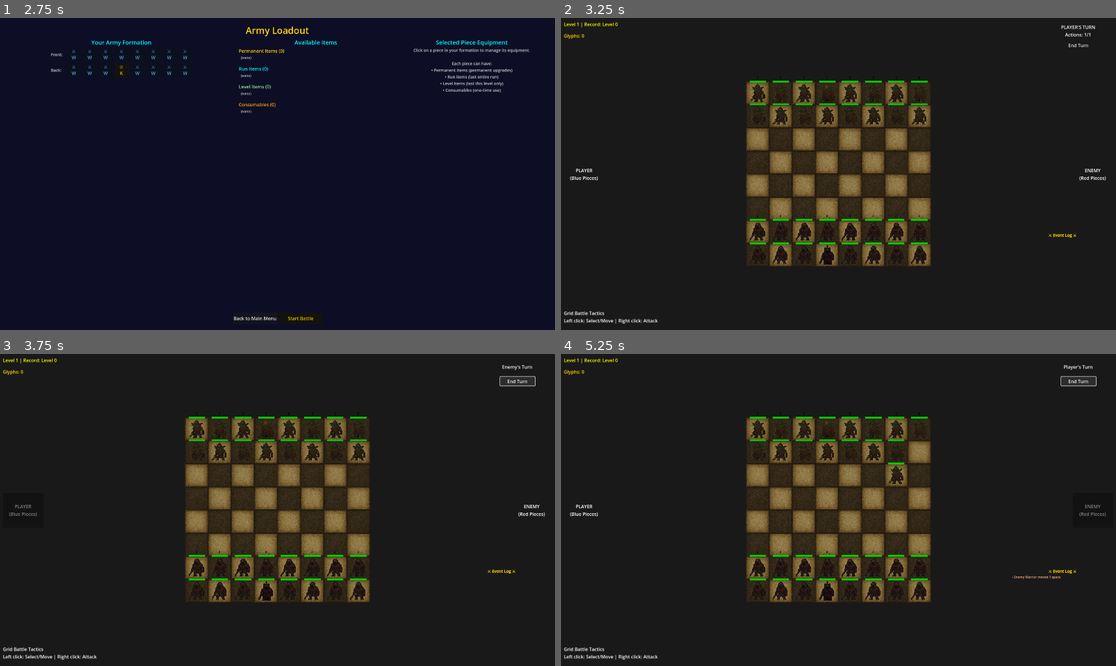
Above: before the commit, frames 1-4 (two rows, left to right).
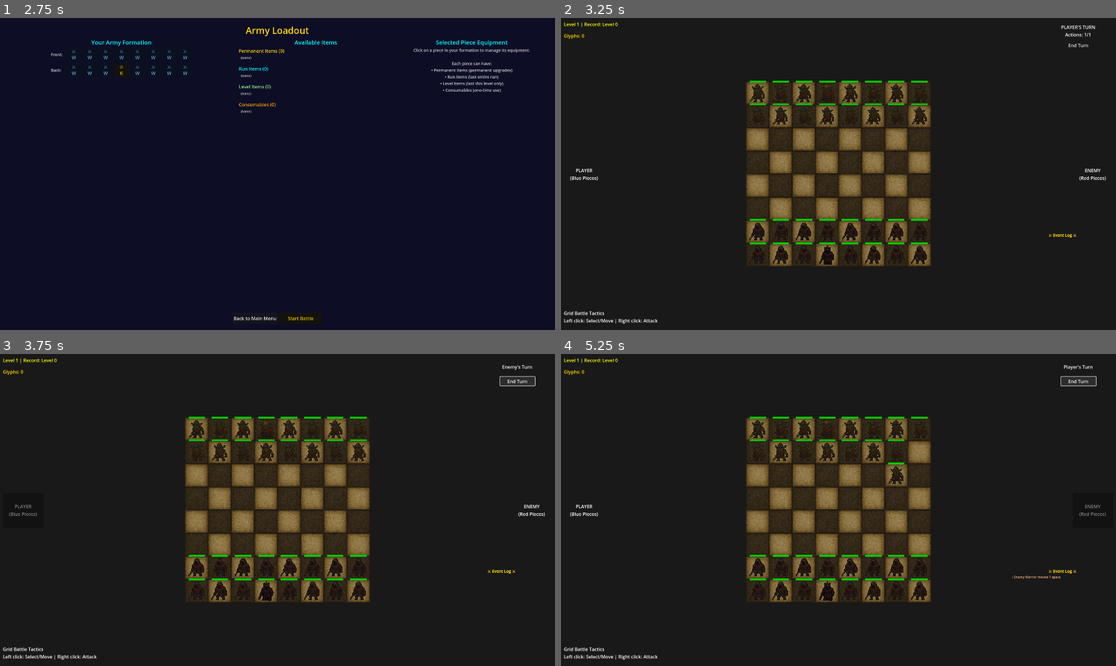
Above: after the commit, the same moments.

Repository: charlesbalcony/grid-game2.0
Game: Godot game, scene res://scenes/MainMenu.tscn
Two runs of this game, one before a commit and one after it. Both use one fixed random seed, a clock stepped at 60 frames per second and the inputs below. Sound files missing from this copy of the repository are replaced by a short silence.
Inputs:
- Up to frame 1 (2.75 s): click "New Game" at 0.5 s; click "New Game" at 1.25 s; click "OK" at 2 s
- Up to frame 2 (3.25 s): click "Start Battle" at 2.75 s
- Up to frame 3 (3.75 s): click "End Turn" at 3.5 s
- Up to frame 4 (5.25 s): click "End Turn" at 4.25 s; click "End Turn" at 5 s

Frame 1 is identical in both runs. In frame 2, 0.2% of the frame differs, in the area x 33-66%, y 21-79%; in frame 3, 0.3%; in frame 4, 0.3%, in the area x 33-66%, y 21-80%.

Commit message:
add breathing effect, damage effect and sounds and music!

Diff:
--- a/my-first-game/scripts/GameBoard.gd
+++ b/my-first-game/scripts/GameBoard.gd
@@ -77,6 +77,9 @@
 	# Initialize components
 	initialize_components()
 
+	# Set up background music
+	setup_background_music()
+
 	# Initialize glyph manager
 	glyph_manager = GlyphManager.new()
 	add_child(glyph_manager)
@@ -272,6 +275,44 @@
 
 	# Setup UI manager connections now that all managers are initialized
 	setup_ui_manager_connections()
+
+func setup_background_music():
+	"""Set up and play background music"""
+	var music_player = AudioStreamPlayer.new()
+	music_player.name = "BackgroundMusic"
+
+	# Load the music file
+	var music_path = "res://audio/music/battle_music.ogg"
+	if ResourceLoader.exists(music_path):
+		var music = load(music_path)
+		if music:
+			music_player.stream = music
+			music_player.volume_db = -10
+			music_player.autoplay = true
+			music_player.bus = "Master"
+			add_child(music_player)
+			music_player.play()
+			print("✓ Background music started (imported): ", music_path)
+		else:
+			print("✗ Failed to load via ResourceLoader, trying direct load...")
+
+	# Try direct loading if ResourceLoader failed or doesn't exist
+	if not music_player.stream:
+		var absolute_path = ProjectSettings.globalize_path(music_path)
+		if FileAccess.file_exists(absolute_path):
+			print("  File exists on disk, loading directly...")
+			var audio_file = AudioStreamOggVorbis.load_from_file(absolute_path)
+			if audio_file:
+				audio_file.loop = true  # Enable looping for OGG files
+				music_player.stream = audio_file
+				music_player.volume_db = -10
+				add_child(music_player)
+				music_player.play()
+				print("✓ Background music started (direct load)")
+			else:
+				print("✗ Failed to load music directly")
+		else:
+			print("✗ Music file not found at: ", absolute_path)
 
 func setup_ui_manager_connections():
 	"""Setup UI manager connections after all managers are initialized"""
--- a/my-first-game/scripts/components/GridSystem.gd
+++ b/my-first-game/scripts/components/GridSystem.gd
@@ -116,9 +116,12 @@
 	"""Try to load a texture, return null if it doesn't exist"""
 	# First try the normal Godot resource loading (for imported assets)
 	if ResourceLoader.exists(path):
-		return load(path)
+		var loaded = load(path)
+		if loaded != null:
+			return loaded
+		# If ResourceLoader failed, fall through to direct loading
 
-	# If not imported yet, try loading directly from file system
+	# If not imported or ResourceLoader failed, try loading directly from file system
 	var absolute_path = ProjectSettings.globalize_path(path)
 	if FileAccess.file_exists(absolute_path):
 		var image = Image.new()
--- a/my-first-game/scripts/components/InputHandler.gd
+++ b/my-first-game/scripts/components/InputHandler.gd
@@ -69,10 +69,14 @@
 	else:
 		print("InputHandler: Input DISABLED")
 		# Clear any ongoing interactions when disabling
+		is_dragging = false
 		if piece_manager:
 			piece_manager.clear_selection()
 		if ui_manager:
 			ui_manager.clear_attack_ui()
+			ui_manager.clear_attack_highlights()
+			ui_manager.clear_drag_highlights()
+			ui_manager.clear_hover_highlights()
 		set_mode("MOVE")
 
 func _ready():
@@ -431,7 +435,10 @@
 		current_mode = new_mode
 
 		if ui_manager:
+			# Clear all highlights when switching modes
 			ui_manager.clear_attack_highlights()
+			ui_manager.clear_drag_highlights()
+			ui_manager.clear_hover_highlights()
 
 			if new_mode == "MOVE":
 				ui_manager.hide_attack_ui()
--- a/my-first-game/scripts/game_piece.gd
+++ b/my-first-game/scripts/game_piece.gd
@@ -15,6 +15,9 @@
 var is_selected: bool = false
 var is_alive: bool = true
 
+# Animation control
+var breathing_tween: Tween = null
+
 # Attack cooldown tracking (attack_name -> turns_remaining)
 var attack_cooldowns: Dictionary = {}
 
@@ -43,8 +46,11 @@
 	base_max_health = max_health
 
 	current_health = max_health
-	setup_appearance()
+	await setup_appearance()  # Wait for appearance setup to complete
 	create_health_bar()
+
+	# Start breathing animation after appearance is fully set up
+	start_breathing_animation()
 
 	# Apply item effects after setup - try multiple times to ensure it works
 	call_deferred("apply_equipped_item_effects")
@@ -74,7 +80,8 @@
 		elif sprite and sprite is ColorRect:
 			# Remove the ColorRect and create Sprite2D
 			var sprite_index = sprite.get_index()
-			sprite.queue_free()
+			remove_child(sprite)  # Remove immediately instead of queue_free
+			sprite.queue_free()   # Still queue for deletion
 
 			# Create new Sprite2D
 			var new_sprite = Sprite2D.new()
@@ -90,6 +97,9 @@
 
 			add_child(new_sprite)
 			move_child(new_sprite, sprite_index)  # Keep same position in hierarchy
+
+			# Wait for next frame to ensure new sprite is fully ready in the scene tree
+			await get_tree().process_frame
 
 		# Hide border when using texture
 		if border:
@@ -113,11 +123,14 @@
 	if ResourceLoader.exists(path):
 		print("  ResourceLoader.exists(): true - loading via ResourceLoader")
 		var loaded = load(path)
-		print("  Loaded successfully: ", loaded != null)
-		return loaded
-
-	# If not imported yet, try loading directly from file system
-	print("  ResourceLoader.exists(): false - trying direct file load")
+		if loaded != null:
+			print("  Loaded successfully via ResourceLoader")
+			return loaded
+		else:
+			print("  ResourceLoader failed, trying direct file load...")
+
+	# If not imported or ResourceLoader failed, try loading directly from file system
+	print("  Trying direct file load")
 	var absolute_path = ProjectSettings.globalize_path(path)
 	print("  Absolute path: ", absolute_path)
 
@@ -152,30 +165,6 @@
 	health_bar.name = "HealthBar"
 	add_child(health_bar)
 
-	# Add team indicator
-	var team_indicator = Label.new()
-	team_indicator.position = Vector2(-15, -65)
-	team_indicator.size = Vector2(30, 15)
-	team_indicator.horizontal_alignment = HORIZONTAL_ALIGNMENT_CENTER
-	team_indicator.vertical_alignment = VERTICAL_ALIGNMENT_CENTER
-	team_indicator.add_theme_font_size_override("font_size", 10)
-
-	if team == "player":
-		if piece_type == "king":
-			team_indicator.text = "K"
-		else:
-			team_indicator.text = "P"
-		team_indicator.add_theme_color_override("font_color", Color.BLACK)
-	else:
-		if piece_type == "king":
-			team_indicator.text = "K"
-		else:
-			team_indicator.text = "E"
-		team_indicator.add_theme_color_override("font_color", Color.BLACK)
-
-	team_indicator.name = "TeamIndicator"
-	add_child(team_indicator)
-
 	update_health_bar()
 
 func update_health_bar():
@@ -192,15 +181,112 @@
 		else:
 			health_bar.color = Color(0.8, 0.0, 0.0)  # Red
 
+func start_breathing_animation():
+	"""Create a subtle breathing/pulsing animation for the piece"""
+	var sprite = get_node_or_null("PieceSprite")
+	if not sprite:
+		print("Warning: PieceSprite not found for breathing animation")
+		return
+
+	# Verify the sprite is still valid and in the tree
+	if not is_instance_valid(sprite) or not sprite.is_inside_tree():
+		print("Warning: PieceSprite not valid or not in tree")
+		return
+
+	# Stop any existing breathing animation
+	if breathing_tween:
+		breathing_tween.kill()
+
+	# Create a new tween for smooth breathing effect
+	breathing_tween = create_tween()
+	breathing_tween.set_loops()  # Loop infinitely
+
+	# Get the current scale as the base
+	var base_scale = sprite.scale
+	var breathe_scale = base_scale * 1.03  # Scale up by 3% for a subtle pulse
+
+	# Breathing cycle: expand -> contract with faster speed
+	# Each team gets slightly different timing for variety
+	var breathe_speed = 0.8 if team == "player" else 0.9
+
+	breathing_tween.tween_property(sprite, "scale", breathe_scale, breathe_speed).set_trans(Tween.TRANS_SINE).set_ease(Tween.EASE_IN_OUT)
+	breathing_tween.tween_property(sprite, "scale", base_scale, breathe_speed).set_trans(Tween.TRANS_SINE).set_ease(Tween.EASE_IN_OUT)
+
+func stop_breathing_animation():
+	"""Stop the breathing animation (useful for death or special states)"""
+	if breathing_tween:
+		breathing_tween.kill()
+		breathing_tween = null
+
+func flash_damage():
+	"""Flash the piece red briefly when taking damage"""
+	var sprite = get_node_or_null("PieceSprite")
+	if not sprite:
+		return
+
+	# Play damage sound effect
+	play_damage_sound()
+
+	# Create a quick flash tween
+	var flash_tween = create_tween()
+
+	# Flash red, then back to normal
+	flash_tween.tween_property(sprite, "modulate", Color(2.0, 0.5, 0.5), 0.1)  # Bright red
+	flash_tween.tween_property(sprite, "modulate", Color.WHITE, 0.15)  # Back to normal
+
+func play_damage_sound():
+	"""Play the damage/hit sound effect"""
+	var sound_path = "res://audio/sfx/sword_hit.ogg"
+	var sound_player = AudioStreamPlayer.new()
+
+	# Try ResourceLoader first (for imported files)
+	if ResourceLoader.exists(sound_path):
+		var sound = load(sound_path)
+		sound_player.stream = sound
+		sound_player.volume_db = -5
+		add_child(sound_player)
+		sound_player.play()
+		sound_player.finished.connect(sound_player.queue_free)
+		print("✓ Playing damage sound (imported)")
+	else:
+		# Try direct file loading using AudioStreamOggVorbis
+		var absolute_path = ProjectSettings.globalize_path(sound_path)
+		if FileAccess.file_exists(absolute_path):
+			var audio_file = AudioStreamOggVorbis.load_from_file(absolute_path)
+			if audio_file:
+				sound_player.stream = audio_file
+				sound_player.volume_db = -5
+				add_child(sound_player)
+				sound_player.play()
+				sound_player.finished.connect(sound_player.queue_free)
+				print("✓ Playing damage sound (direct load)")
+			else:
+				print("✗ Failed to load OGG file")
+		else:
+			print("✗ Sound file not found at: ", absolute_path)
+
 func set_grid_position(pos: Vector2):
 	grid_position = pos
 
 func set_selected(selected: bool):
 	is_selected = selected
+	var sprite = get_node_or_null("PieceSprite")
+	var border = get_node_or_null("Border")
+
 	if selected:
-		$PieceSprite.color = $PieceSprite.color.lightened(0.4)
-		$Border.color = Color.WHITE  # White border when selected
+		# Handle both ColorRect and Sprite2D
+		if sprite:
+			if sprite is ColorRect:
+				sprite.color = sprite.color.lightened(0.4)
+			elif sprite is Sprite2D:
+				sprite.modulate = Color(1.4, 1.4, 1.4)  # Brighten the sprite
+		if border:
+			border.color = Color.WHITE  # White border when selected
 	else:
+		# Reset to normal appearance
+		if sprite:
+			if sprite is Sprite2D:
+				sprite.modulate = Color.WHITE  # Reset modulation
 		setup_appearance()
 
 func set_piece_type_data(type_data):
@@ -219,6 +305,9 @@
 	current_health -= actual_damage
 	current_health = max(0, current_health)
 
+	# Flash red to show damage
+	flash_damage()
+
 	update_health_bar()
 	piece_damaged.emit(self, actual_damage)
 
@@ -249,6 +338,10 @@
 
 func die():
 	is_alive = false
+
+	# Stop breathing animation when dying
+	stop_breathing_animation()
+
 	piece_died.emit(self)
 
 	# Visual feedback for death
--- a/my-first-game/scripts/systems/LoadoutManager.gd
+++ b/my-first-game/scripts/systems/LoadoutManager.gd
@@ -104,12 +104,16 @@
 
 	# For permanent, run, and level slots, only allow one item
 	if slot_type in ["permanent", "run", "level"]:
-		if loadout[slot_type].size() > 0:
+		# Safely check if there's an existing item and unequip it
+		if not loadout[slot_type].is_empty() and loadout[slot_type].size() > 0:
 			# Unequip existing item (return to available pool)
 			var old_item = loadout[slot_type][0]
 			loadout[slot_type].clear()
 			available_items.append(old_item)
 			item_unequipped.emit(loadout.piece_type, old_item, slot_type)
+		else:
+			# Just to be extra safe, clear any potentially corrupted state
+			loadout[slot_type].clear()
 		loadout[slot_type].append(item_id)
 	else:
 		# Use items can stack
Not shown, added: my-first-game/audio/music/battle_music.ogg
Not shown, added: my-first-game/audio/sfx/sword_hit.ogg
